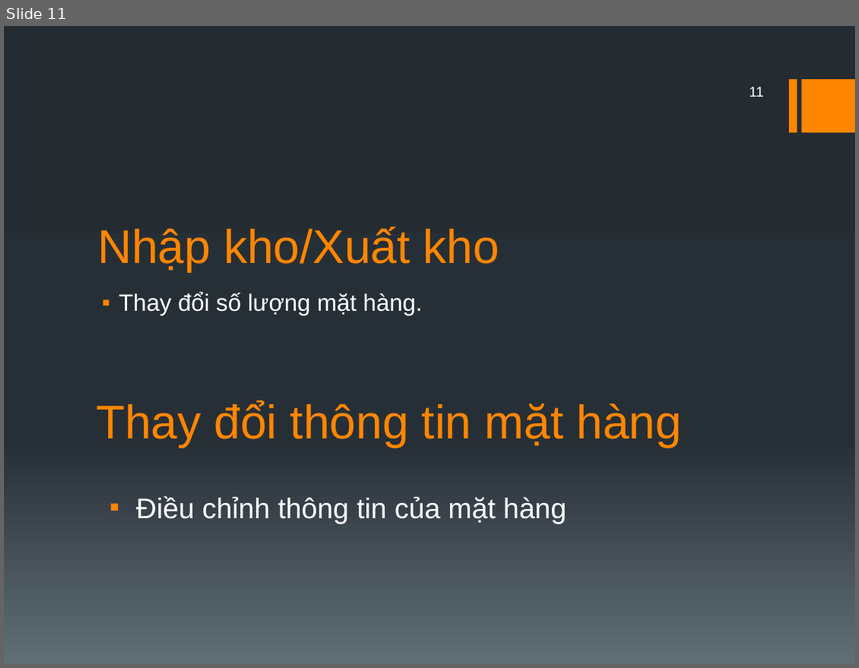
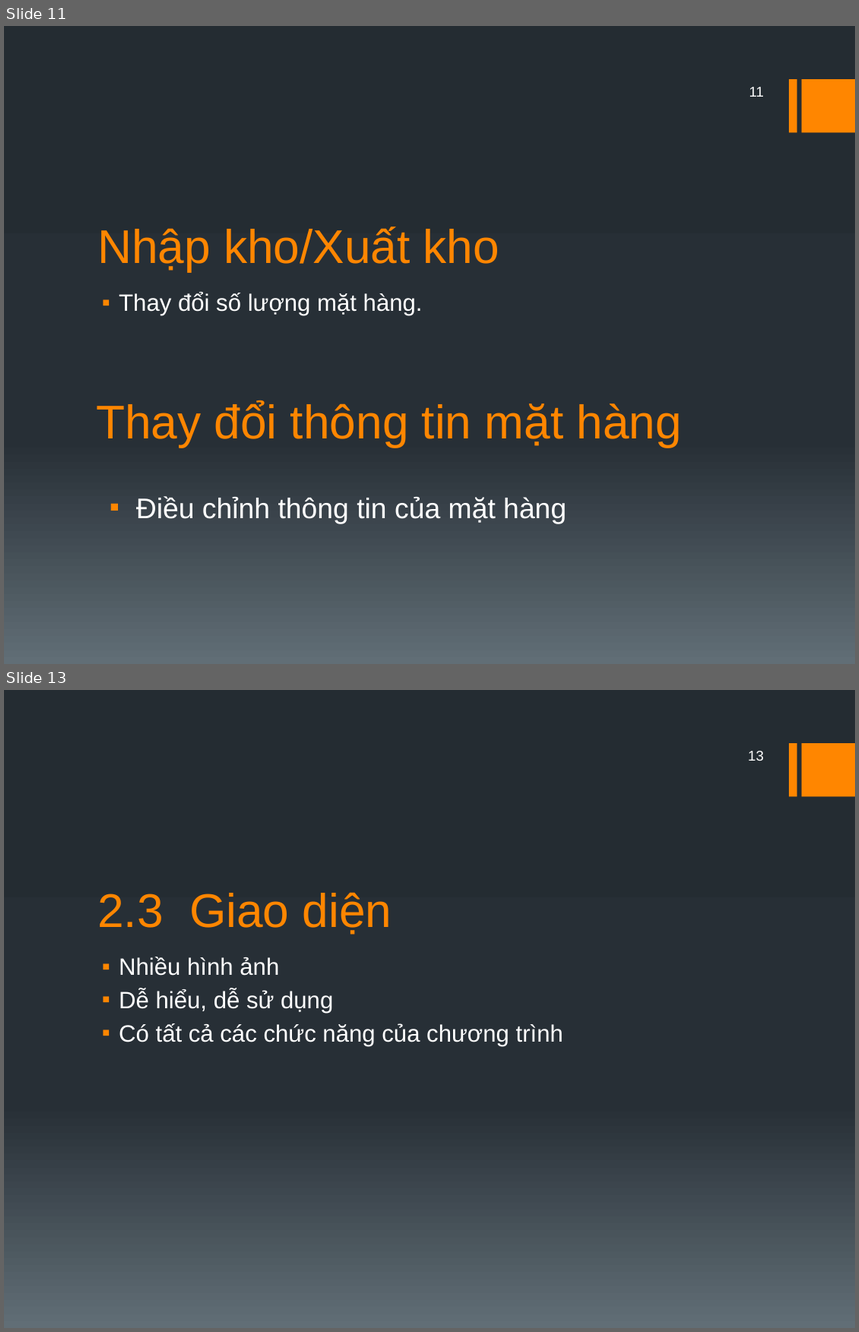
Before and after one commit to Hachiko001/CuaHang-NhaKho, a slide deck: Báo cáo/Báo cáo.pptx. Shown one above the other, each under a label of ours: slide 11 before the commit, slides 11 and 13 after it; the slides between them are not shown. The pictures are 859x668 and 859x1332 pixels, drawn with LibreOffice and Linux fonts; fonts in the diff are those of the drawing. Boxes give left, top, right and bottom in pixels: in the first picture for what was removed or moved away, otherwise in the second. Text is boxed around its words. In the diff, an @@ line names an element or a change of style, - is before the commit and + after.

```diff
--- a/Báo cáo/Báo cáo.pptx
+++ b/Báo cáo/Báo cáo.pptx
@@ slide 13 added at bbox=[4, 690, 855, 1328], background gradient #242C33 to #273037 to #636D76; not listed: 2 template elements that a slide beside it also shows @@
@@ page number added at bbox=[748, 751, 764, 761], 12 pt, text #FFFFFF @@
+13
@@ title added at bbox=[97, 892, 392, 935], 40 pt, text #FF8600 @@
+2.3 Giao diện
@@ text added at bbox=[119, 957, 563, 1046], 20 pt, text #FFFFFF @@
+▪ Nhiều hình ảnh
+▪ Dễ hiểu, dễ sử dụng
+▪ Có tất cả các chức năng của chương trình
```
Also in this commit, not shown: 6 slides changed, 3 other slides added.
